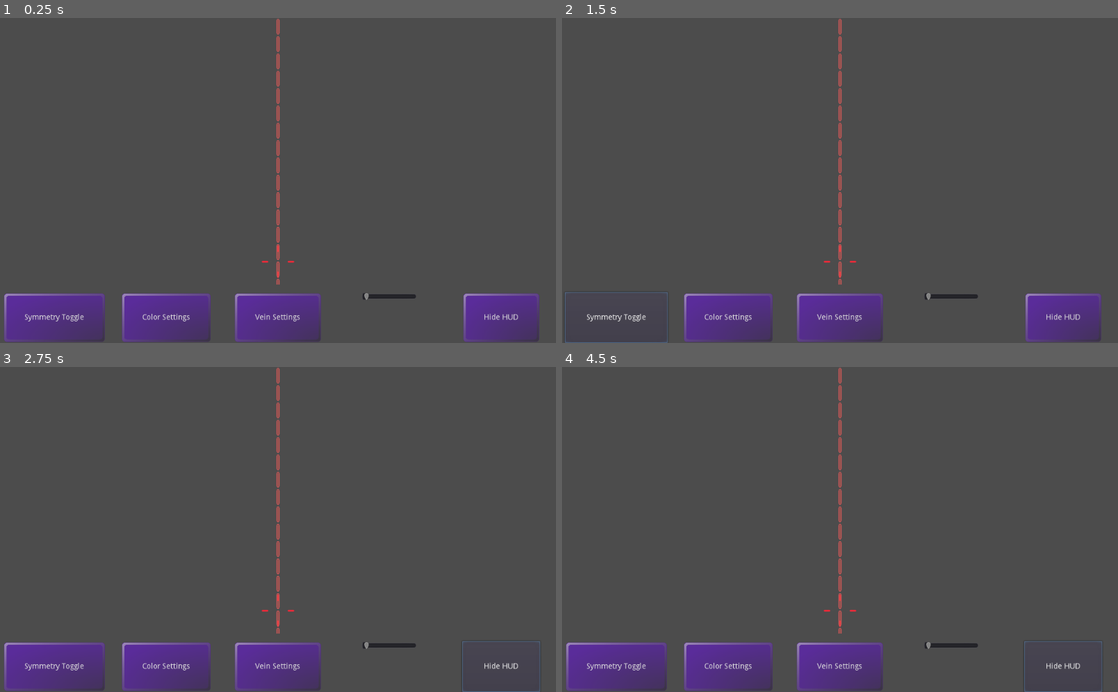
Above: before the commit, frames 1-4 (two rows, left to right).
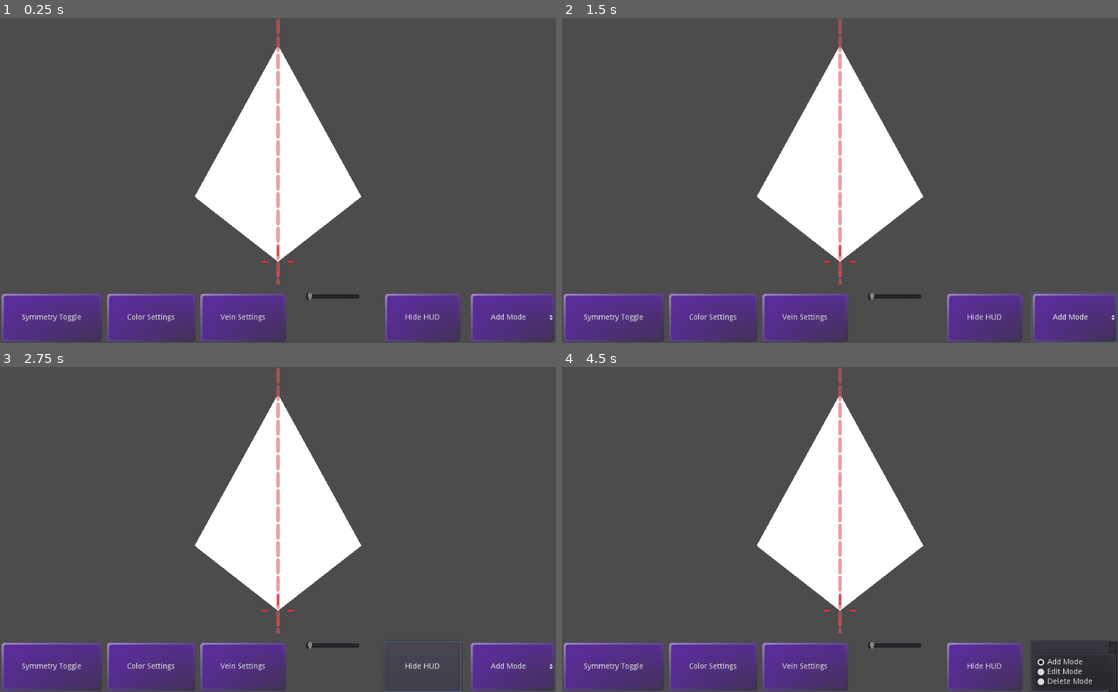
Above: after the commit, the same moments.

Repository: LettucePie/persephone
Game: Godot game, scene res://design/leafmaker.tscn
The game is run twice, just before and just after one commit, with the same random seed, the same clock (stepped at 60 frames per second) and the same inputs.
Inputs (mouse positions are in pixels of both pictures, inside the frame that each line leads up to):
- Up to frame 1 (0.25 s): no input
- Up to frame 2 (1.5 s): click (1073, 317) at 0.5 s, where only the run after the commit has a clickable "Add Mode"; click "Symmetry Toggle" at 1.25 s
- Up to frame 3 (2.75 s): click "Hide HUD" at 2 s
- Up to frame 4 (4.5 s): click "Symmetry Toggle" at 2.75 s; click "Hide HUD" at 3.5 s; click (1073, 666) at 4.25 s, where only the run after the commit has a clickable "Add Mode"

The runs differ from the first frame. In frame 1, 16% of the frame differs, in the area x 0-100%, y 8-100%; in frame 2, 18%; in frame 3, 16%; in frame 4, 17%.

Commit message:
Added starting Leaf to operate on

Diff:
--- a/design/leafmaker.tscn
+++ b/design/leafmaker.tscn
@@ -52,29 +52,28 @@
 alignment = 1
 
 [node name="Symmetry" type="Button" parent="ui/HBoxContainer"]
-margin_left = 5.0
-margin_right = 195.0
+margin_right = 190.0
 margin_bottom = 94.0
 size_flags_horizontal = 6
 text = "Symmetry Toggle"
 
 [node name="Button2" type="Button" parent="ui/HBoxContainer"]
-margin_left = 222.0
-margin_right = 390.0
+margin_left = 194.0
+margin_right = 362.0
 margin_bottom = 94.0
 size_flags_horizontal = 6
 text = "Color Settings"
 
 [node name="Button3" type="Button" parent="ui/HBoxContainer"]
-margin_left = 430.0
-margin_right = 593.0
+margin_left = 366.0
+margin_right = 529.0
 margin_bottom = 94.0
 size_flags_horizontal = 6
 text = "Vein Settings"
 
 [node name="HSlider" type="HSlider" parent="ui/HBoxContainer"]
-margin_left = 667.0
-margin_right = 767.0
+margin_left = 563.0
+margin_right = 663.0
 margin_bottom = 16.0
 rect_min_size = Vector2( 100, 0 )
 size_flags_horizontal = 6
@@ -83,11 +82,20 @@
 value = 3.0
 
 [node name="Button4" type="Button" parent="ui/HBoxContainer"]
-margin_left = 851.0
-margin_right = 995.0
+margin_left = 706.0
+margin_right = 850.0
 margin_bottom = 94.0
 size_flags_horizontal = 6
 text = "Hide HUD"
+
+[node name="Mode" type="OptionButton" parent="ui/HBoxContainer"]
+margin_left = 864.0
+margin_right = 1023.0
+margin_bottom = 94.0
+size_flags_horizontal = 6
+text = "Add Mode"
+items = [ "Add Mode", null, false, 0, null, "Edit Mode", null, false, 1, null, "Delete Mode", null, false, 2, null ]
+selected = 0
 
 [node name="SymmetryLine" type="TextureRect" parent="ui"]
 anchor_left = 0.5
@@ -105,4 +113,5 @@
 margin_bottom = -0.200012
 
 [connection signal="pressed" from="ui/HBoxContainer/Symmetry" to="ui" method="_on_Symmetry_pressed"]
+[connection signal="item_selected" from="ui/HBoxContainer/Mode" to="canvas" method="_on_Mode_item_selected"]
 [connection signal="gui_input" from="ui/table" to="canvas" method="_on_table_gui_input"]
--- a/design/leafmaker_canvas.gd
+++ b/design/leafmaker_canvas.gd
@@ -4,36 +4,39 @@
 export(Texture) var circle_node_tex
 export(Vector2) var node_scale = Vector2(0.1, 0.1)
 
+enum Mode {ADD_MODE, EDIT_MODE, DELETE_MODE}
 export(bool) var debug_draw = false
 
 
 onready var leaf_poly = $Polygon2D
 onready var leaf_origin = $LeafOrigin
-var leaf_points = []
 var leaf_curve : Curve2D
 
-
-class LeafPoint:
-	var mode : bool
-	var node_vis : Sprite
-	var pos : Vector2
-	var curve_index : int
-
-	func _init(set_mode : bool, set_vis : Sprite, set_pos : Vector2, set_idx : int):
-		mode = set_mode
-		node_vis = set_vis
-		pos = set_pos
-		curve_index = set_idx
-
+var current_mode = Mode.ADD_MODE
 
 func _ready():
 	leaf_curve = Curve2D.new()
-	leaf_curve.set_bake_interval(50)
+	leaf_curve.set_bake_interval(5)
 	leaf_curve.add_point(leaf_origin.position, Vector2.ZERO, Vector2.ZERO)
+	_starting_leaf()
 
 
 func _input(event):
 	pass
+
+
+func _starting_leaf():
+	var top_point = leaf_origin.position
+	top_point.y = 50
+	var center_point = leaf_origin.position.linear_interpolate(top_point, 0.3)
+	var left_point = center_point
+	left_point.x = left_point.x * 0.7
+	var right_point = center_point
+	right_point.x = OS.get_window_size().x - left_point.x
+	leaf_curve.add_point(left_point, Vector2.ZERO, Vector2.ZERO)
+	leaf_curve.add_point(top_point, Vector2.ZERO, Vector2.ZERO)
+	leaf_curve.add_point(right_point, Vector2.ZERO, Vector2.ZERO)
+	update()
 
 
 func _on_table_gui_input(event):
@@ -43,7 +46,8 @@
 			print(event.button_index)
 			if event.button_index == 1:
 				print("Left Click")
-				add_point(event.position)
+				if current_mode is Mode.ADD_MODE:
+					add_point(event.position)
 			if event.button_index == 2:
 				print("Right Click")
 			if event.button_index == 3:
@@ -58,7 +62,6 @@
 	node_vis.scale = node_scale
 	self.add_child(node_vis)
 	var index = leaf_curve.get_baked_points().find(pos)
-	leaf_points.append(LeafPoint)
 #	draw_shape()
 #	draw_curve_shape()
 	update()
@@ -99,3 +102,8 @@
 func _draw():
 	if leaf_curve.get_baked_points().size() > 3:
 		draw_polygon(leaf_curve.get_baked_points(), PoolColorArray())
+
+
+func _on_Mode_item_selected(index):
+	current_mode = index
+	print("Current Mode: ", current_mode)
